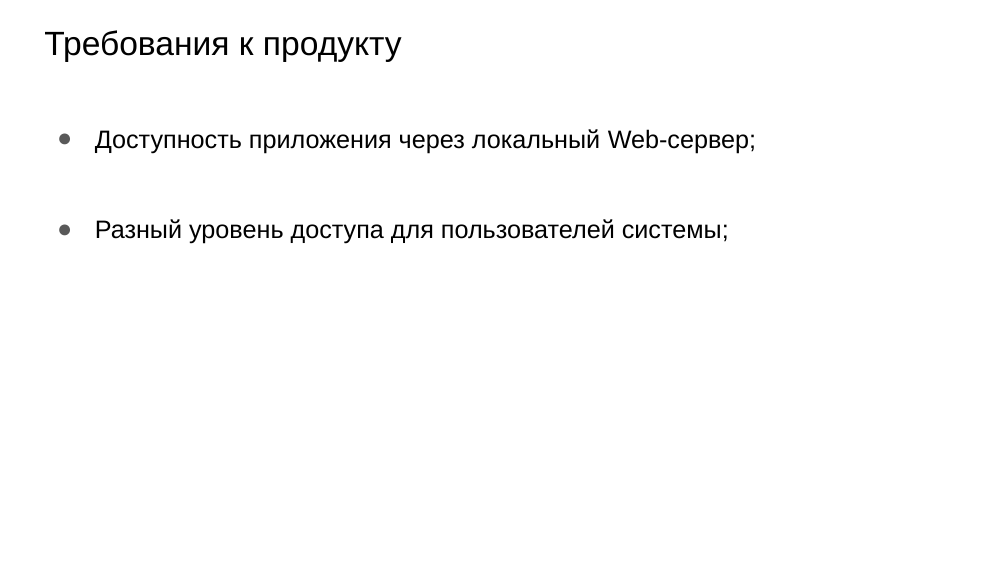
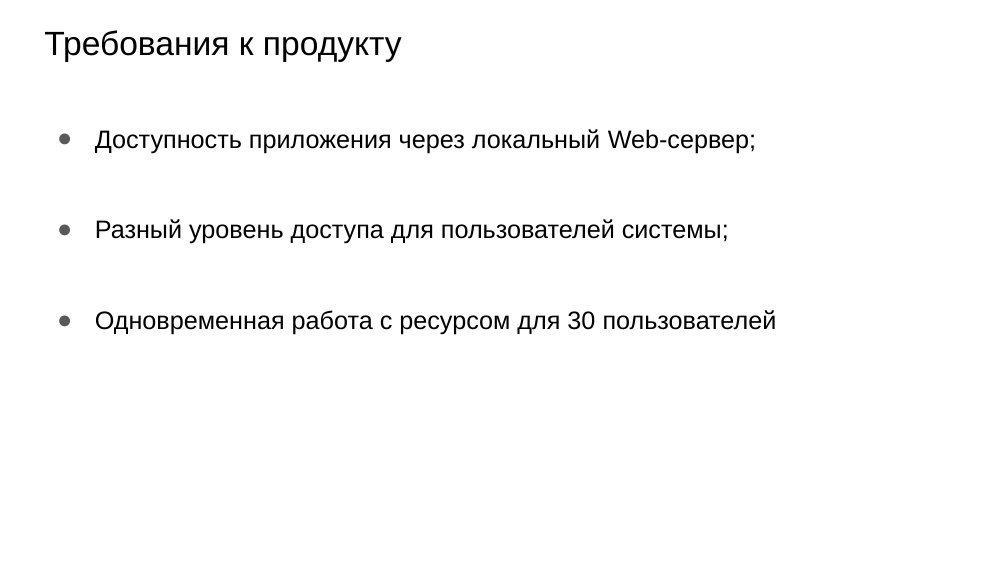
Before and after one commit to NikulinR/ITTimeRecording, a slide deck: slide 5 of Presentation.pptx. Drawn at 1008x567 pixels with LibreOffice and Linux fonts; fonts in the diff are those of the drawing. Boxes give left, top, right and bottom in pixels: in the first picture for what was removed or moved away, otherwise in the second. Text is boxed around its words. In the diff, an @@ line names an element or a change of style, - is before the commit and + after.

Commit message:
Presentation fix

```diff
--- a/Presentation.pptx
+++ b/Presentation.pptx
@@ text at box(95, 310, 777, 335): paragraph added @@
+● Одновременная работа с ресурсом для 30 пользователей
```
Also in this commit, not shown: 1 other slide changed, 1 slide removed.
